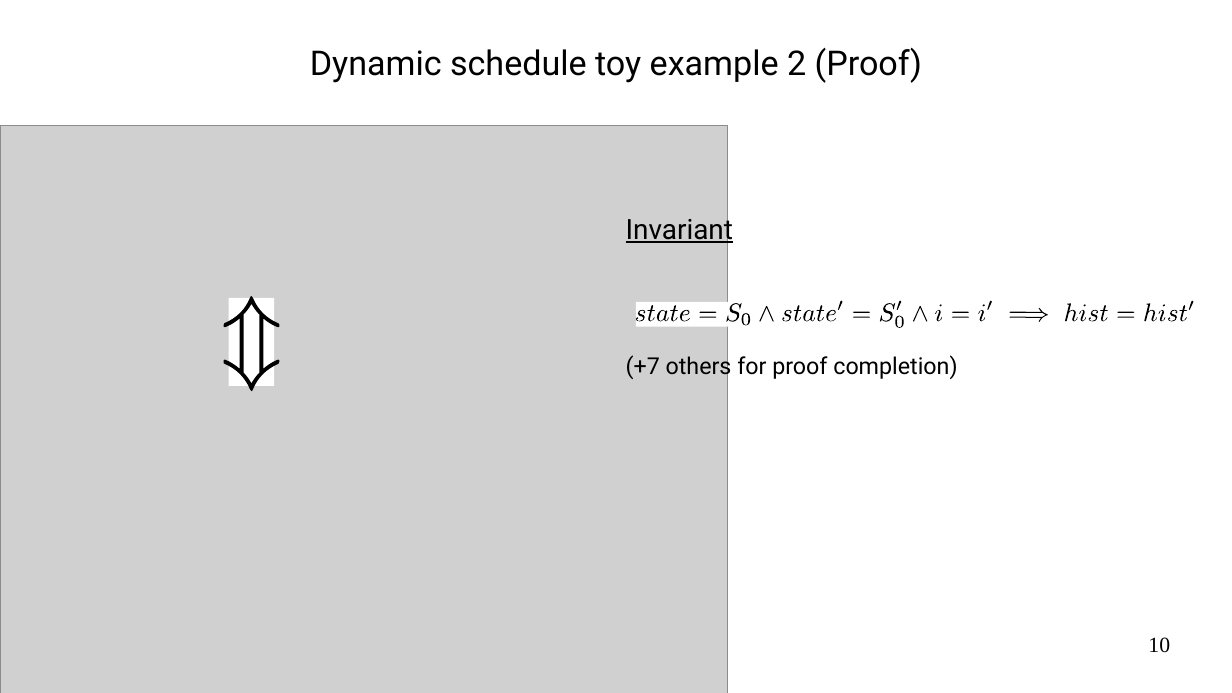
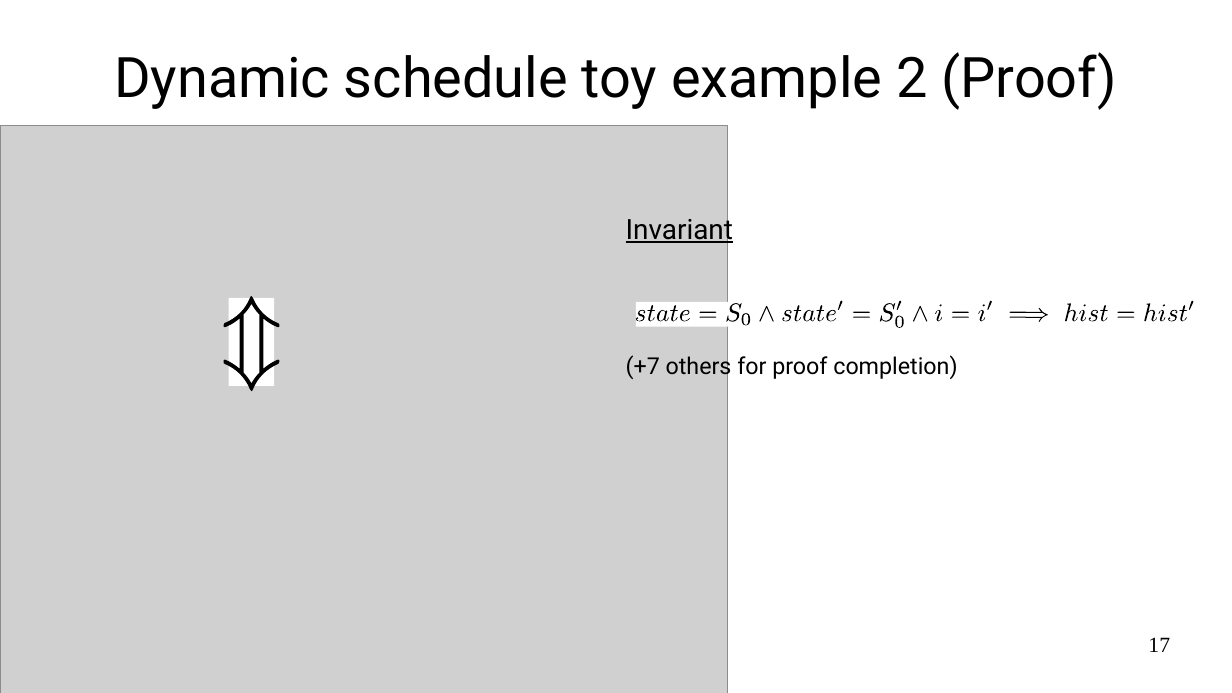
Before and after one commit to ulysse-lh/stage2024, a slide deck: slide 17 of slides/pres.odp (slide 10 before the commit). Drawn at 1232x693 pixels with LibreOffice and Linux fonts; fonts in the diff are those of the drawing; grey boxes stand for pictures. Boxes give left, top, right and bottom in pixels: in the first picture for what was removed or moved away, otherwise in the second. Text is boxed around its words. In the diff, an @@ line names an element or a change of style, - is before the commit and + after.

```diff
--- a/slides/pres.odp
+++ b/slides/pres.odp
@@ text "Dynamic schedule toy example 2 ...": place and size @@
-text "Dynamic schedule toy example 2 ..." at [310,48,922,83]
+text "Dynamic schedule toy example 2 ..." at [114,52,1117,110]
@@ text "Dynamic schedule toy example 2 ..." at [114,52,1117,110]: size 22 to 36 pt @@
@@ page number at [1148,637,1170,652]: text changed @@
-10
+17
```
Also in this commit, not shown: 11 other slides changed, 7 slides added.
